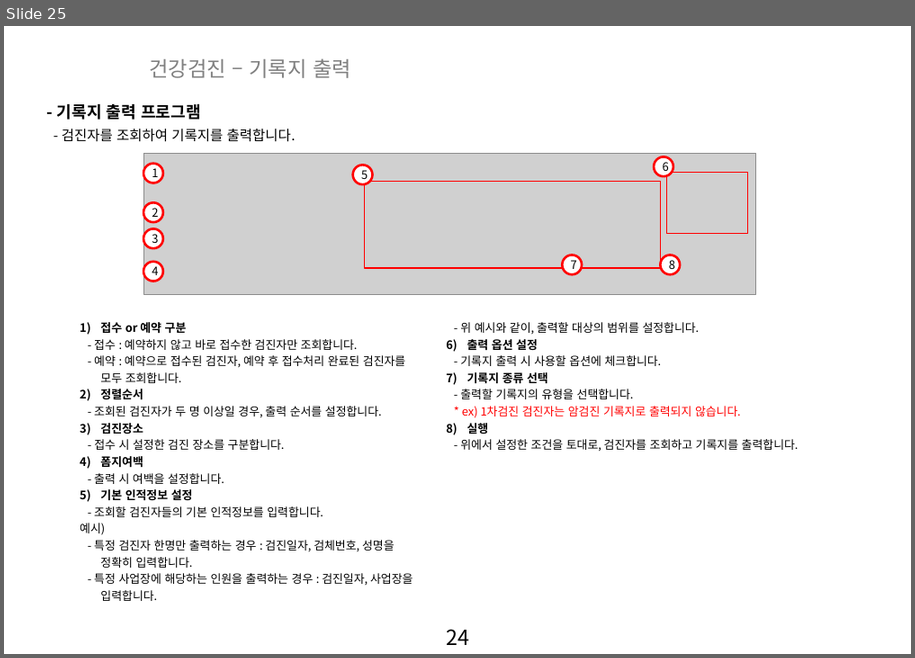
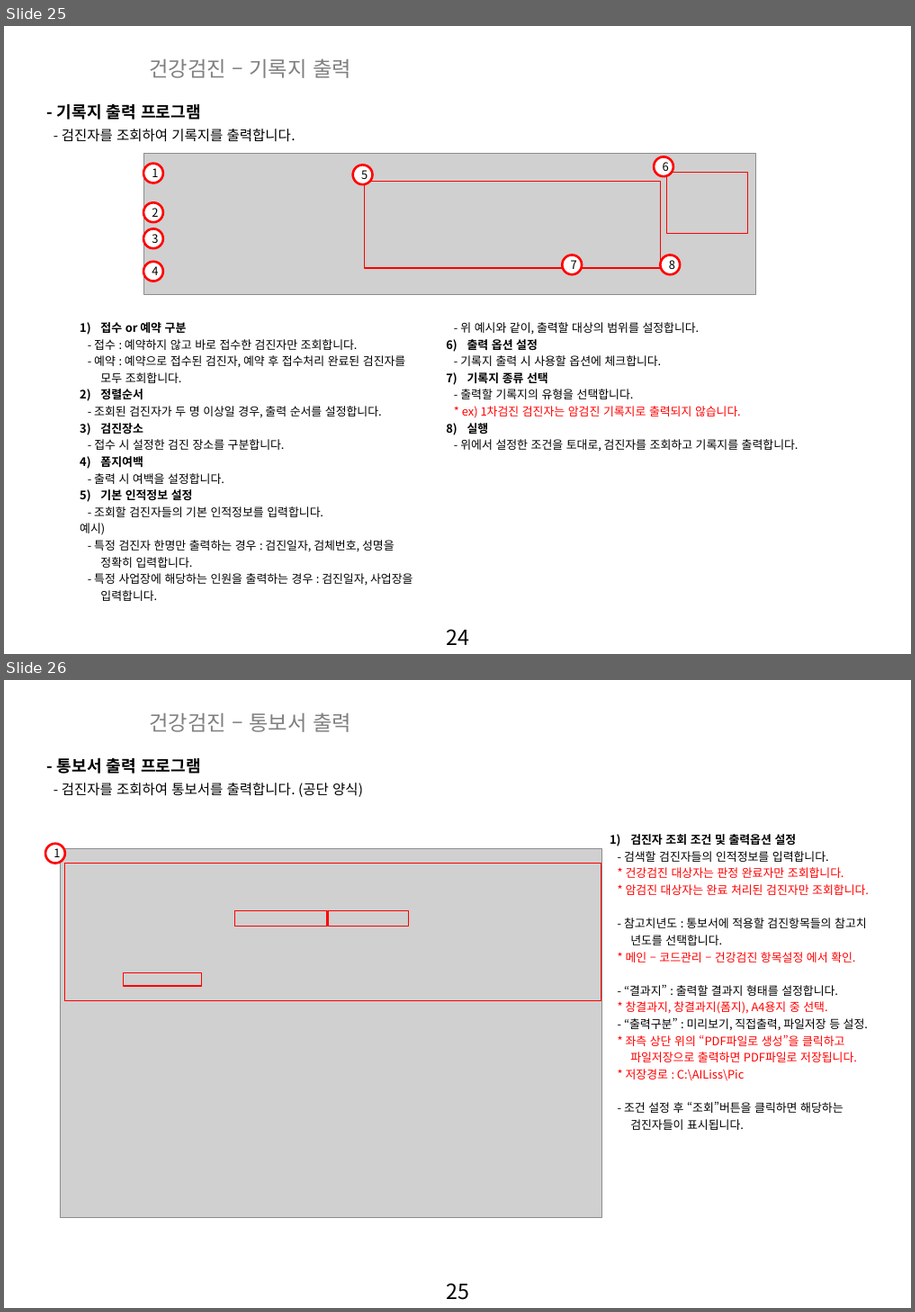
Before and after one commit to zooxop/ailiss_manual, a slide deck: manual/앨리스_매뉴얼_작업중.pptx. Shown one above the other, each under a label of ours: slide 25 before the commit, slides 25 and 26 after it. The pictures are 915x658 and 915x1312 pixels, drawn with LibreOffice and Linux fonts; fonts in the diff are those of the drawing; grey boxes stand for pictures; background and template pictures are left out. Boxes give left, top, right and bottom in pixels: in the first picture for what was removed or moved away, otherwise in the second. Text is boxed around its words. In the diff, an @@ line names an element or a change of style, - is before the commit and + after.

```diff
--- a/manual/앨리스_매뉴얼_작업중.pptx
+++ b/manual/앨리스_매뉴얼_작업중.pptx
@@ slide 26 added at [4, 680, 911, 1308], background picture (left out); not listed: 1 template element that a slide beside it also shows @@
@@ text added at [149, 712, 351, 732], 18 pt, text #808080 @@
+건강검진 – 통보서 출력
@@ text added at [57, 757, 201, 774], 14 pt, text #000000, bold @@
+- 통보서 출력 프로그램
@@ text added at [62, 783, 363, 797], 12 pt, text #000000 @@
+- 검진자를 조회하여 통보서를 출력합니다. (공단 양식)
@@ text added at [624, 834, 869, 1130], 10 pt, text #FF0000 @@
+1) 검진자 조회 조건 및 출력옵션 설정
+- 검색할 검진자들의 인적정보를 입력합니다.
+* 건강검진 대상자는 판정 완료자만 조회합니다.
+* 암검진 대상자는 완료 처리된 검진자만 조회합니다.
+- 참고치년도 : 통보서에 적용할 검진항목들의 참고치 년도를 선택합니다.
+* 메인 – 코드관리 – 건강검진 항목설정 에서 확인.
+- “결과지” : 출력할 결과지 형태를 설정합니다.
+* 창결과지, 창결과지(폼지), A4용지 중 선택.
+- “출력구분” : 미리보기, 직접출력, 파일저장 등 설정.
+* 좌측 상단 위의 “PDF파일로 생성”을 클릭하고 파일저장으로 출력하면 PDF파일로 저장됩니다.
+* 저장경로 : C:\AILiss\Pic
+- 조건 설정 후 “조회”버튼을 클릭하면 해당하는 검진자들이 표시됩니다.
@@ ellipse added at [45, 843, 64, 863], fill #FFFFFF, outline #FF0000 2 pt, 10 pt, text #000000 @@
+1
@@ picture added at [60, 849, 602, 1218] @@
@@ rectangle added at [65, 864, 602, 1000], outline #FF0000 1 pt @@
@@ rectangle added at [235, 910, 327, 926], outline #FF0000 1 pt @@
@@ rectangle added at [328, 910, 409, 926], outline #FF0000 1 pt @@
@@ rectangle added at [123, 973, 202, 987], outline #FF0000 1 pt @@
```
Also in this commit, not shown: 2 other slides added.
